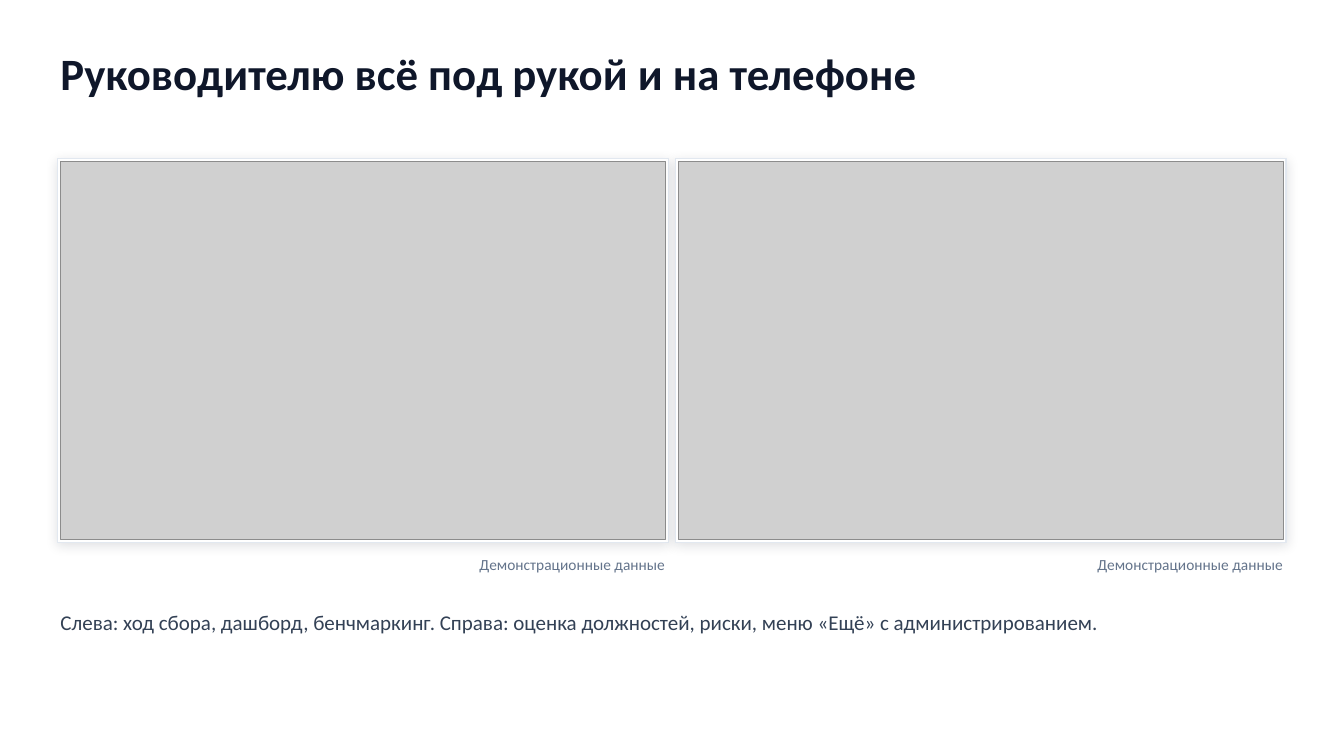
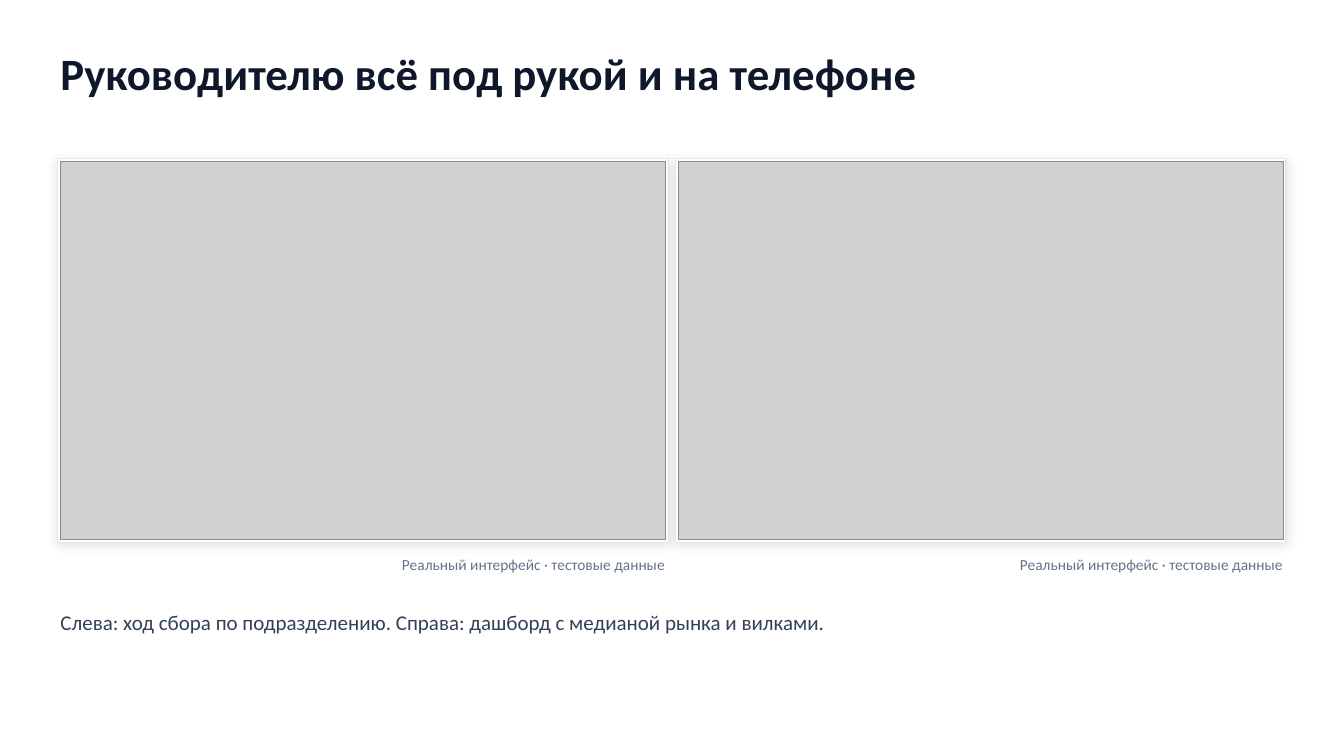
Before and after one commit to Muzaffarkhon/farovon-market-analysis, a slide deck: slide 7 of docs/presentation/exports/Farovon_presentation.pptx. Drawn at 1344x756 pixels with LibreOffice and Linux fonts; fonts in the diff are those of the drawing; grey boxes stand for pictures. Boxes give left, top, right and bottom in pixels: in the first picture for what was removed or moved away, otherwise in the second. Text is boxed around its words. In the diff, an @@ line names an element or a change of style, - is before the commit and + after.

```diff
--- a/docs/presentation/exports/Farovon_presentation.pptx
+++ b/docs/presentation/exports/Farovon_presentation.pptx
@@ text at <box>402,559,664,573</box>: text changed @@
-Демонстрационные данные
+Реальный интерфейс · тестовые данные
@@ text at <box>1020,559,1282,573</box>: text changed @@
-Демонстрационные данные
+Реальный интерфейс · тестовые данные
@@ text at <box>60,615,824,634</box>: text changed @@
-Слева: ход сбора, дашборд, бенчмаркинг. Справа: оценка должностей, риски, меню «Ещё» с администрированием.
+Слева: ход сбора по подразделению. Справа: дашборд с медианой рынка и вилками.
```
Also in this commit, not shown: 6 other slides changed, 1 other file.
